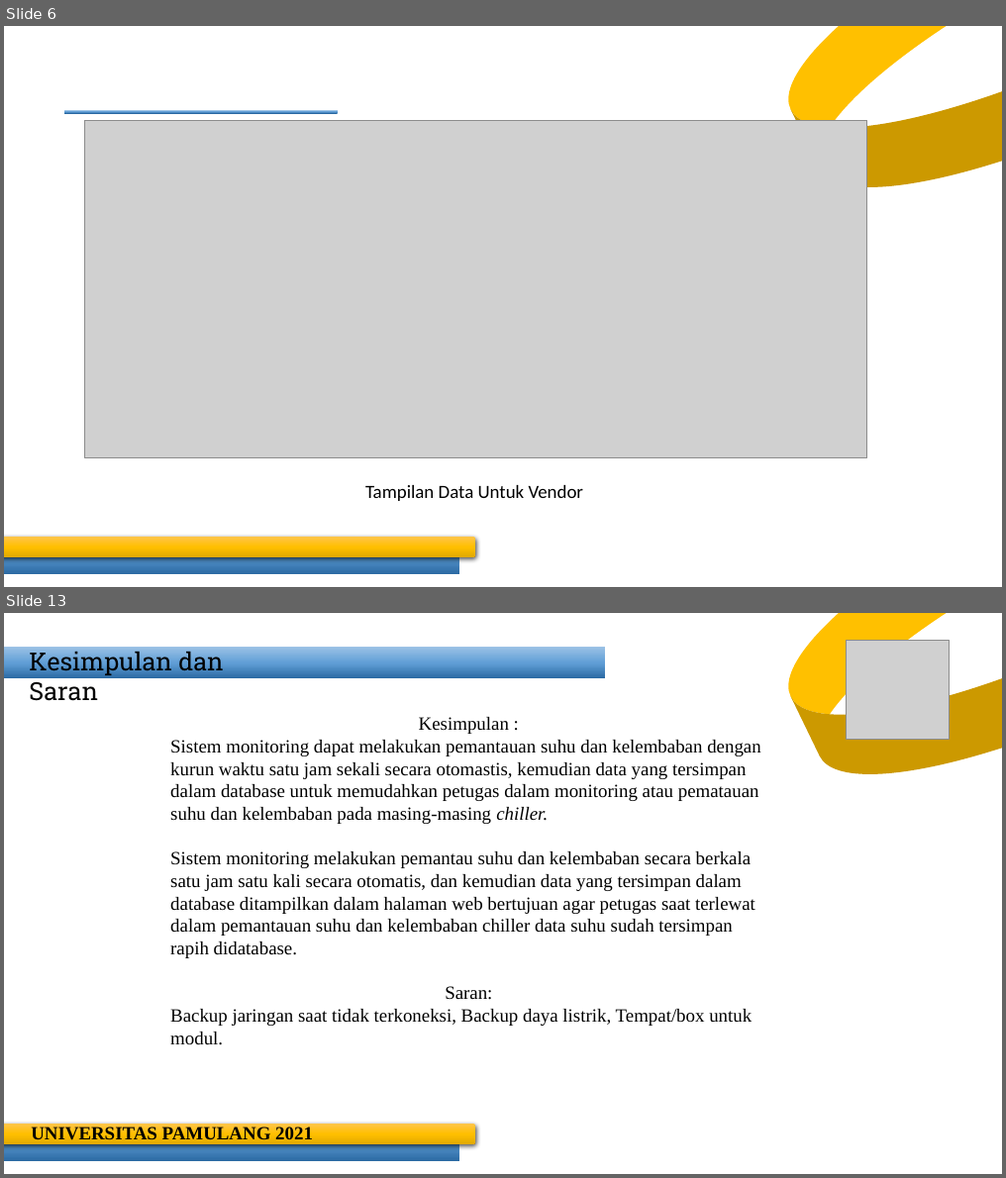
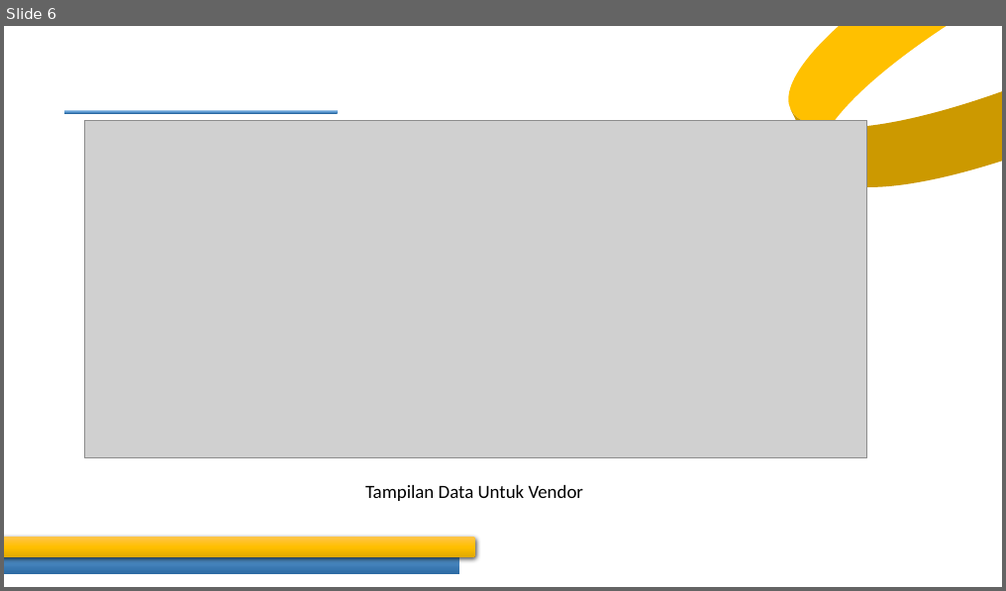
Before and after one commit to nopri888-anto/tender-app, a slide deck: Modul.pptx. Shown one above the other, each under a label of ours: slides 6 and 13 before the commit, slide 6 after it; the slides between them are not shown. The pictures are 1006x1178 and 1006x591 pixels, drawn with LibreOffice and Linux fonts; fonts in the diff are those of the drawing; grey boxes stand for pictures. Boxes give left, top, right and bottom in pixels: in the first picture for what was removed or moved away, otherwise in the second. Text is boxed around its words. In the diff, an @@ line names an element or a change of style, - is before the commit and + after.

Commit message:
update pada send email

```diff
--- a/Modul.pptx
+++ b/Modul.pptx
@@ slide 13 removed at (4, 613, 1002, 1174), background #FFFFFF @@
@@ curved left arrow removed at (741, 613, 1002, 831) @@
@@ picture removed at (846, 640, 948, 740) @@
@@ rectangle removed at (4, 646, 605, 678) @@
@@ text removed at (29, 648, 223, 701) @@
-Kesimpulan dan Saran
@@ text removed at (170, 717, 761, 1046) @@
-Kesimpulan :
-Sistem monitoring dapat melakukan pemantauan suhu dan kelembaban dengan kurun waktu satu jam sekali secara otomastis, kemudian data yang tersimpan dalam database untuk memudahkan petugas dalam monitoring atau pematauan suhu dan kelembaban pada masing-masing chiller.
-Sistem monitoring melakukan pemantau suhu dan kelembaban secara berkala satu jam satu kali secara otomatis, dan kemudian data yang tersimpan dalam database ditampilkan dalam halaman web bertujuan agar petugas saat terlewat dalam pemantauan suhu dan kelembaban chiller data suhu sudah tersimpan rapih didatabase.
-Saran:
-Backup jaringan saat tidak terkoneksi, Backup daya listrik, Tempat/box untuk modul.
@@ corner removed at (4, 1118, 460, 1161) @@
@@ rounded rectangle removed at (4, 1124, 475, 1146) @@
@@ text removed at (31, 1125, 313, 1141) @@
-UNIVERSITAS PAMULANG 2021
```
Also in this commit, not shown: 3 slides changed, 2 slides added, 6 other slides removed, 10 other files.
